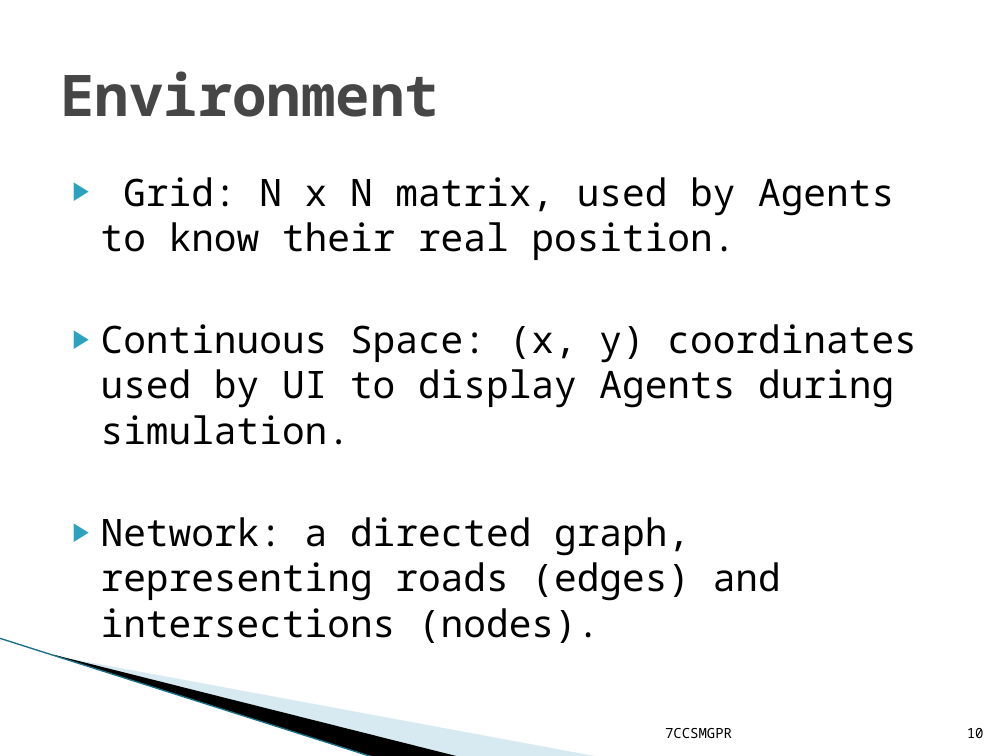
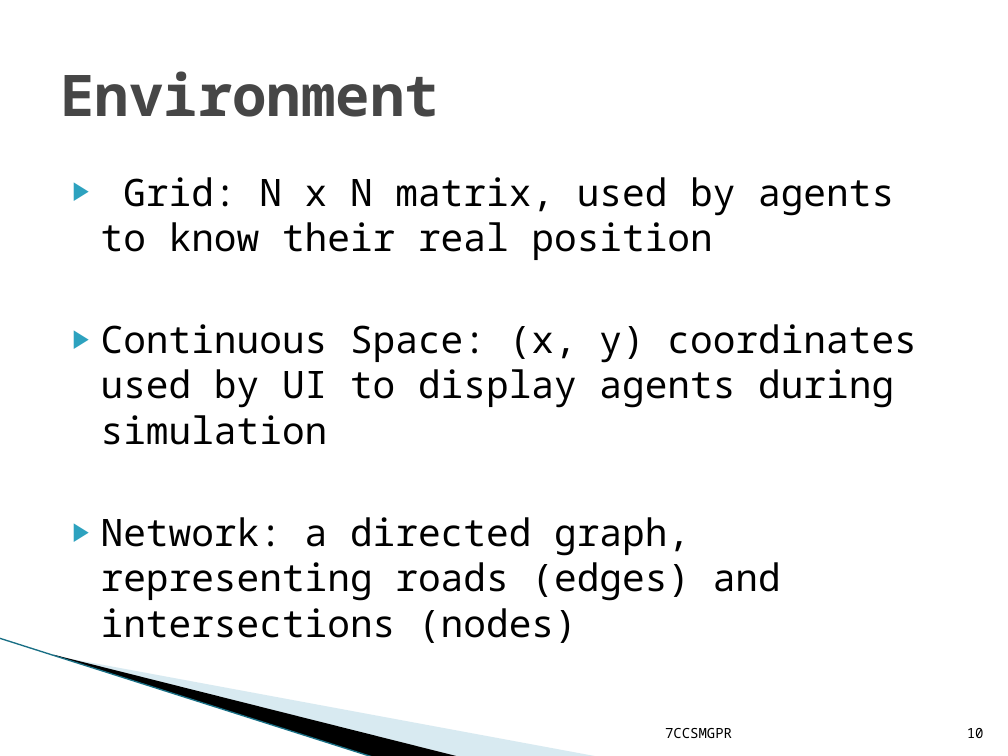
Before and after one commit to asenf/team_SignalGreen, a slide deck: slide 10 of reports/Group_Pres_adeela.pptx. Drawn at 1008x756 pixels with LibreOffice and Linux fonts; fonts in the diff are those of the drawing; background and template pictures are left out. Boxes give left, top, right and bottom in pixels: in the first picture for what was removed or moved away, otherwise in the second. Text is boxed around its words. In the diff, an @@ line names an element or a change of style, - is before the commit and + after.

```diff
--- a/reports/Group_Pres_adeela.pptx
+++ b/reports/Group_Pres_adeela.pptx
@@ text at <box>101,177,916,643</box>: text changed @@
-▶ Grid: N x N matrix, used by Agents to know their real position.
-▶ Continuous Space: (x, y) coordinates used by UI to display Agents during simulation.
-▶ Network: a directed graph, representing roads (edges) and intersections (nodes).
+▶ Grid: N x N matrix, used by agents to know their real position
+▶ Continuous Space: (x, y) coordinates used by UI to display agents during simulation
+▶ Network: a directed graph, representing roads (edges) and intersections (nodes)
```
Also in this commit, not shown: 8 other slides changed.
